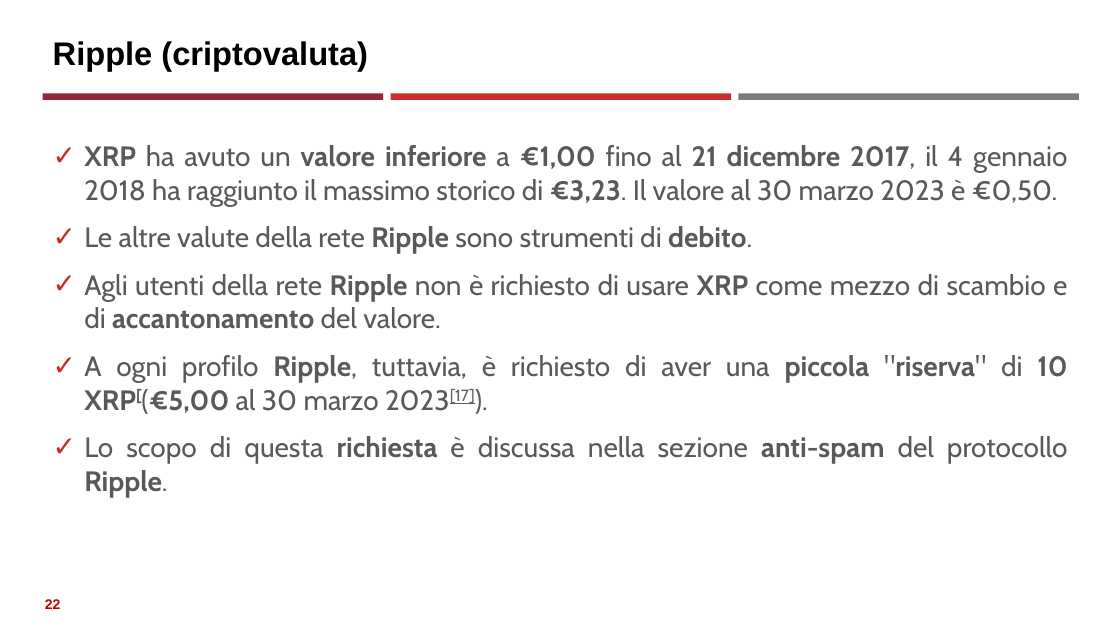
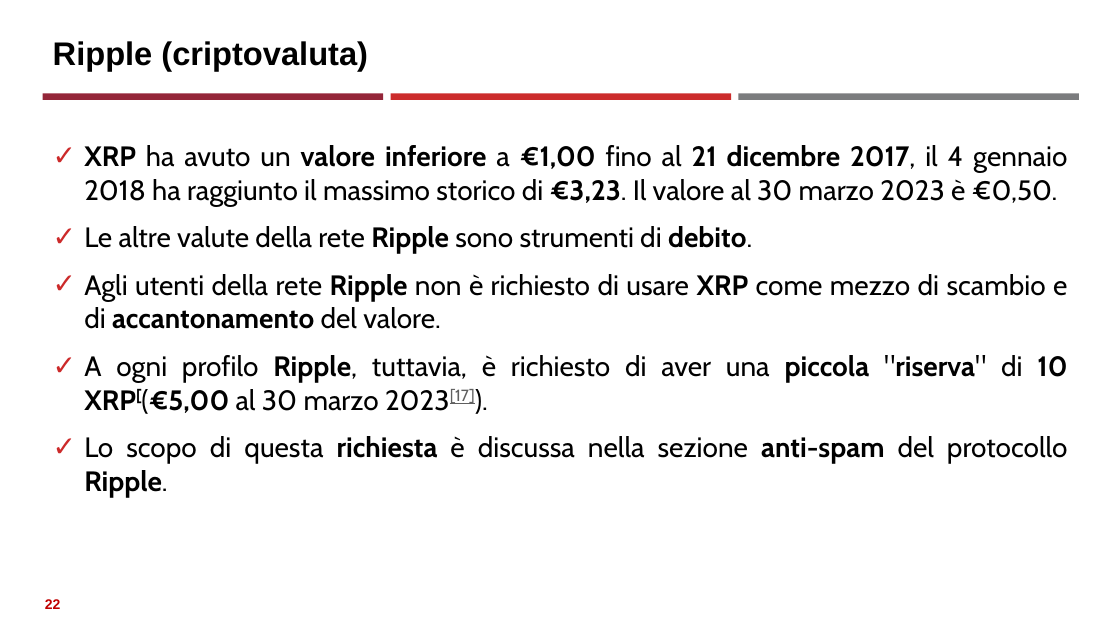
Before and after one commit to neural1977/data_science_interview_material, a slide deck: slide 22 of Assicurazioni/Distributed Ledger Technology_ita.pptx. Drawn at 1120x630 pixels with LibreOffice and Linux fonts; fonts in the diff are those of the drawing. Boxes give left, top, right and bottom in pixels: in the first picture for what was removed or moved away, otherwise in the second. Text is boxed around its words. In the diff, an @@ line names an element or a change of style, - is before the commit and + after.

```diff
--- a/Assicurazioni/Distributed Ledger Technology_ita.pptx
+++ b/Assicurazioni/Distributed Ledger Technology_ita.pptx
@@ text "XRP ha avuto un valore ..." at (84,145,1068,497): text colour #595959 to #000000 @@
```
Also in this commit, not shown: 19 other slides changed, 2 slides added, 1 other file.
